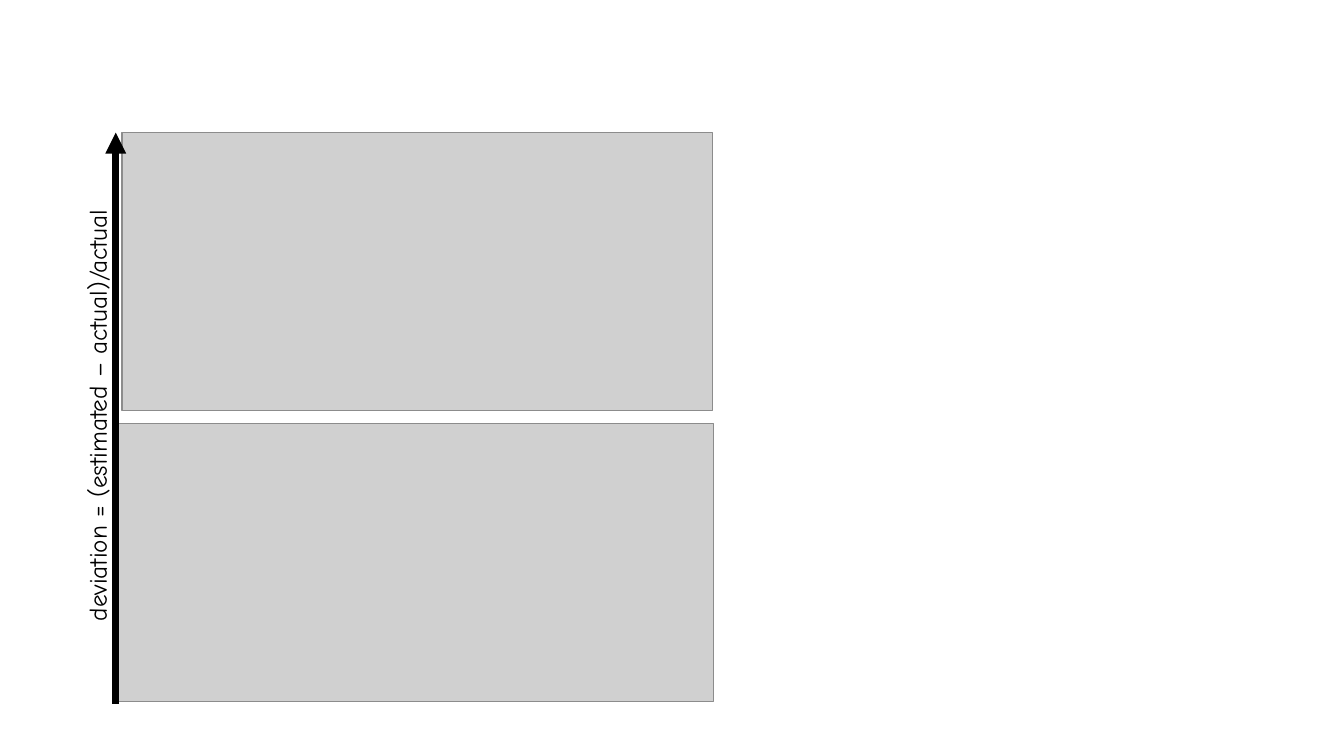
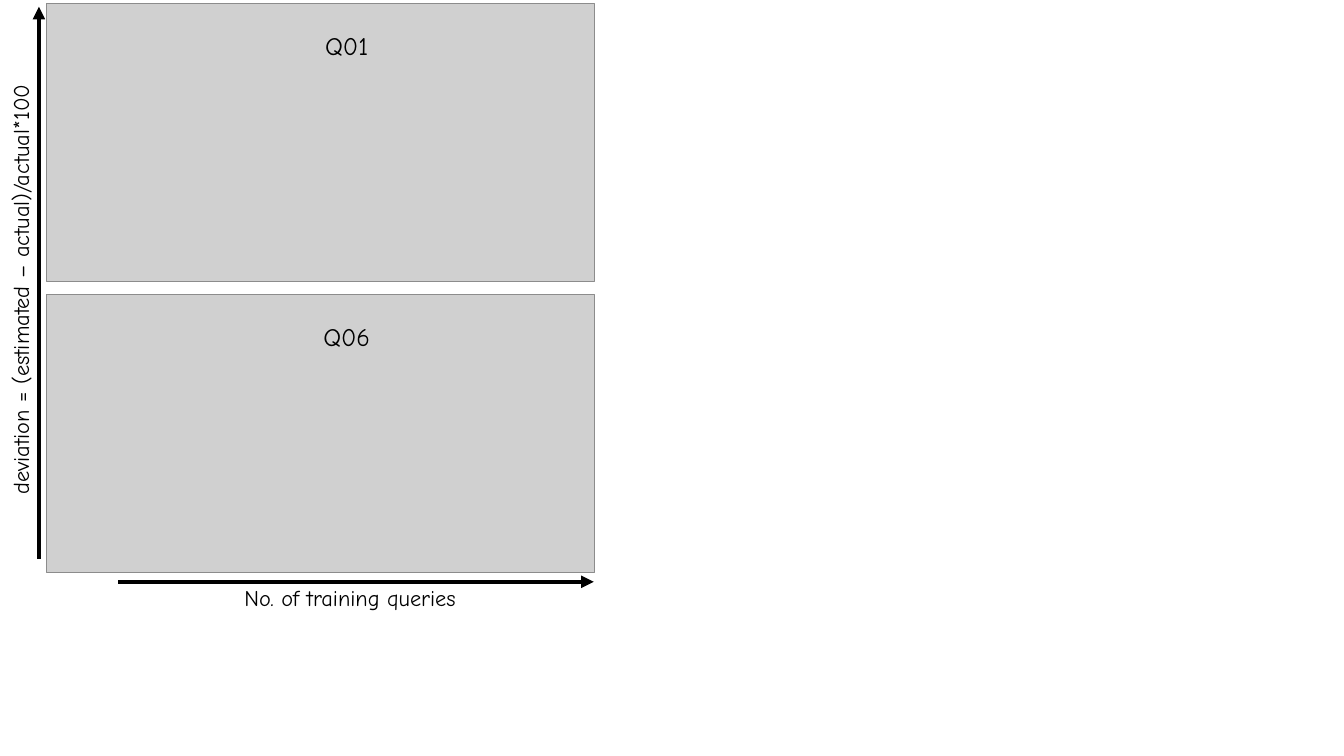
Before and after one commit to acticloud/malcom-docs, a slide deck: slide 1 of 2018_XtremeCLOUD/Figures/graphs.pptx (slide 2 before the commit). Drawn at 1344x756 pixels with LibreOffice and Linux fonts; fonts in the diff are those of the drawing; grey boxes stand for pictures. Boxes give left, top, right and bottom in pixels: in the first picture for what was removed or moved away, otherwise in the second. Text is boxed around its words. In the diff, an @@ line names an element or a change of style, - is before the commit and + after.

```diff
--- a/2018_XtremeCLOUD/Figures/graphs.pptx
+++ b/2018_XtremeCLOUD/Figures/graphs.pptx
@@ arrow added from (39, 560) to (39, 7), #000000 3 pt @@
@@ picture added at (x1=46, y1=4, x2=594, y2=282) @@
@@ text added at (x1=325, y1=38, x2=368, y2=56), 18 pt, text #000000 @@
+Q01
@@ text at (x1=7, y1=102, x2=37, y2=493): text changed; size 18 to 16 pt @@
-deviation = (estimated – actual)/actual
+deviation = (estimated – actual)/actual*100
@@ arrow removed from (116, 704) to (116, 132) @@
@@ picture removed at (x1=122, y1=132, x2=713, y2=410) @@
@@ picture added at (x1=46, y1=294, x2=594, y2=573) @@
@@ text added at (x1=323, y1=329, x2=370, y2=347), 18 pt, text #000000 @@
+Q06
@@ picture removed at (x1=114, y1=423, x2=714, y2=702) @@
@@ arrow added from (118, 582) to (594, 582), #000000 3 pt @@
@@ text added at (x1=244, y1=590, x2=456, y2=611), 16 pt, text #000000 @@
+No. of training queries
```
Also in this commit, not shown: 1 other slide changed, 1 slide added, 7 other files.
